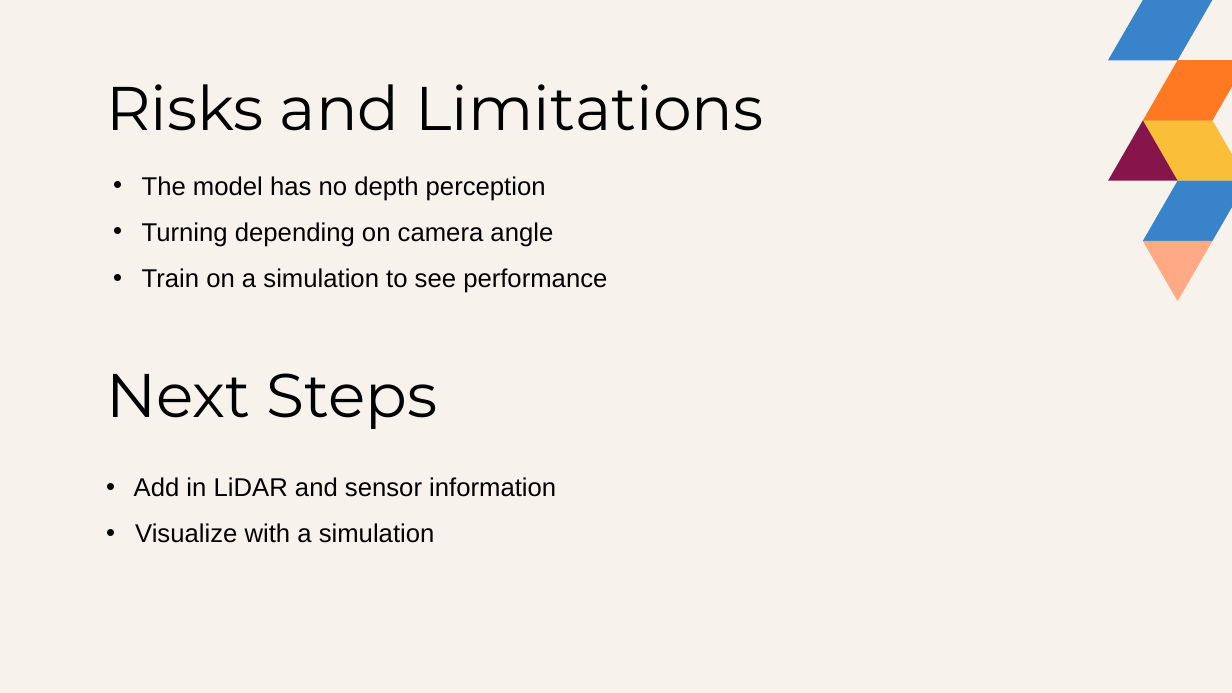
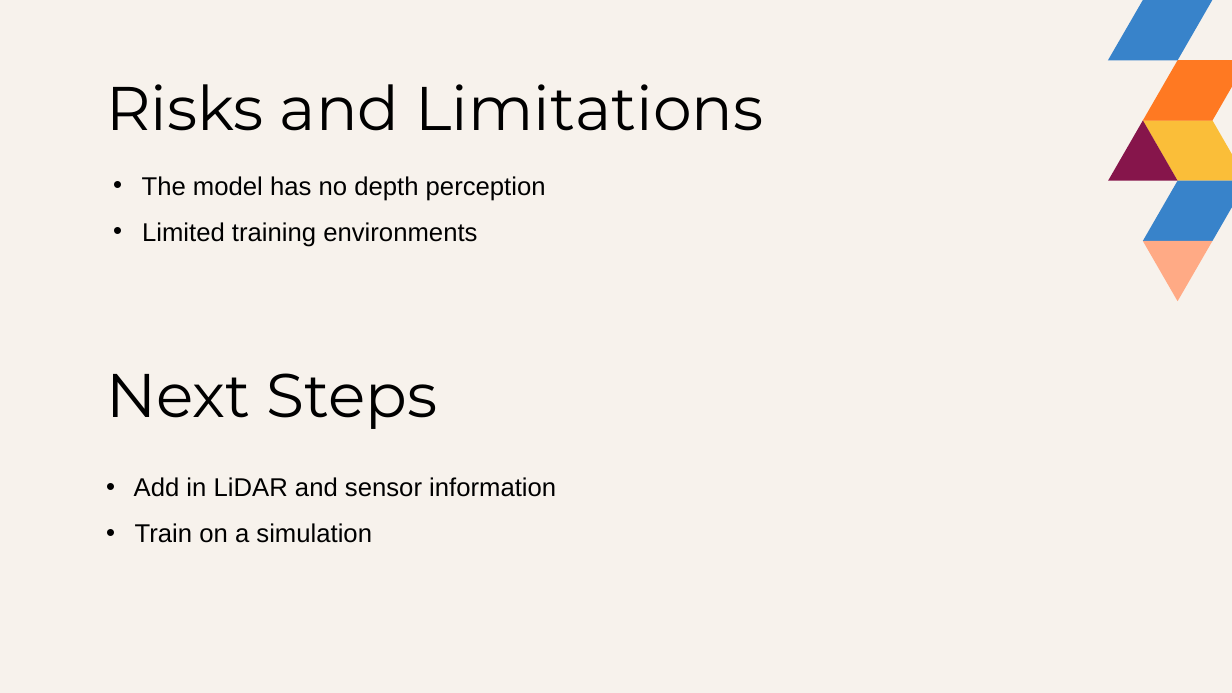
Before and after one commit to grahamjh99/VisionDrive, a slide deck: slide 11 of presentation/A Simple Self Drive Model.pptx. Drawn at 1232x693 pixels with LibreOffice and Linux fonts; fonts in the diff are those of the drawing. Boxes give left, top, right and bottom in pixels: in the first picture for what was removed or moved away, otherwise in the second. Text is boxed around its words. In the diff, an @@ line names an element or a change of style, - is before the commit and + after.

```diff
--- a/presentation/A Simple Self Drive Model.pptx
+++ b/presentation/A Simple Self Drive Model.pptx
@@ text at [142, 222, 477, 247]: text changed @@
-• Turning depending on camera angle
-• Train on a simulation to see performance
+• Limited training environments
@@ text at [135, 523, 372, 543]: text changed @@
-• Visualize with a simulation
+• Train on a simulation
```
Also in this commit, not shown: 9 other slides changed.
